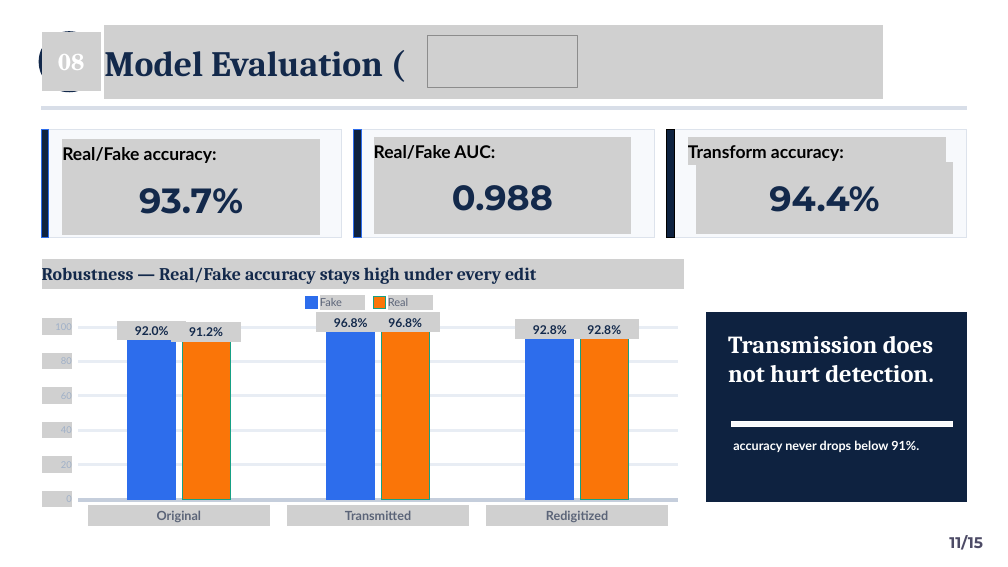
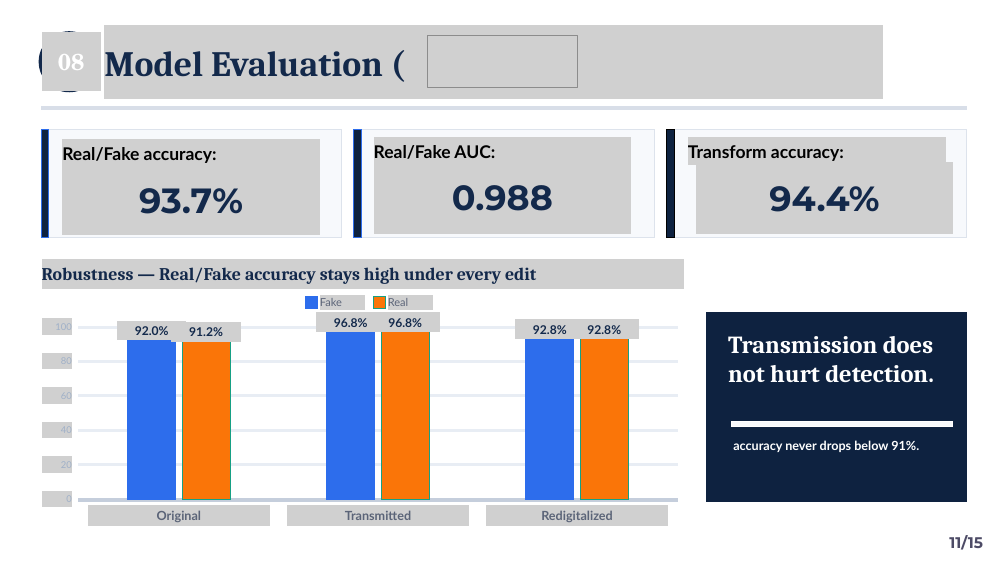
Before and after one commit to UO295831/Computer-Vision-project-2, a slide deck: slide 11 of Project-Presentation.pptx. Drawn at 1008x567 pixels with LibreOffice and Linux fonts; fonts in the diff are those of the drawing; grey boxes stand for pictures. Boxes give left, top, right and bottom in pixels: in the first picture for what was removed or moved away, otherwise in the second. Text is boxed around its words. In the diff, an @@ line names an element or a change of style, - is before the commit and + after.

```diff
--- a/Project-Presentation.pptx
+++ b/Project-Presentation.pptx
@@ text at <box>541,510,613,522</box>: text changed @@
-Redigitized
+Redigitalized
```
Also in this commit, not shown: 1 other slide changed, 1 other file.
